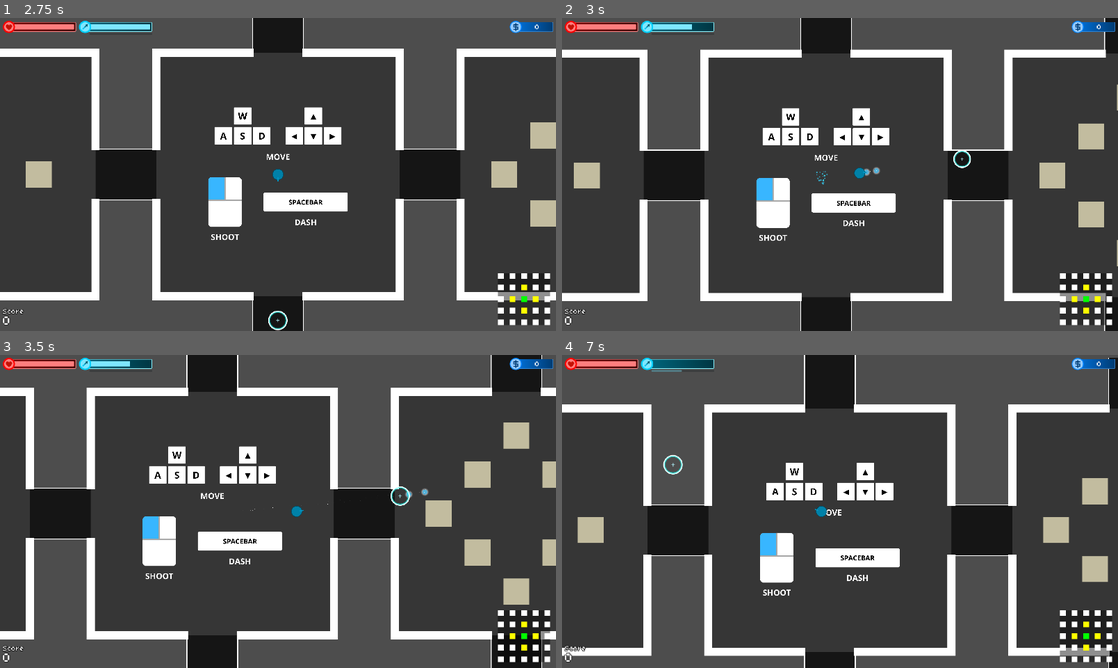
Above: before the commit, frames 1-4 (two rows, left to right).
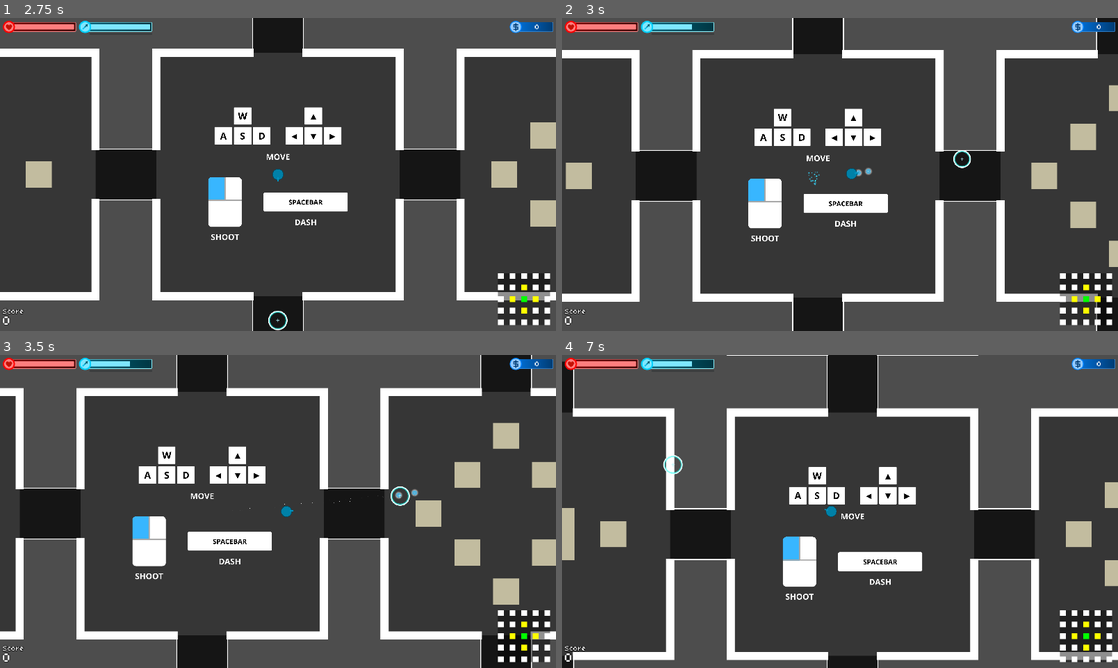
Above: after the commit, the same moments.

Repository: doanryderrhythm/thesis-1-vng-game
Game: Godot game, scene res://scenes/main_scenes/shop_scene.tscn
Two runs of this game, one before a commit and one after it. Both use one fixed random seed, a clock stepped at 60 frames per second and the inputs below.
Inputs (mouse positions are in pixels of both pictures, inside the frame that each line leads up to):
- Up to frame 1 (2.75 s): click "Unlock - 0" at 0.5 s; click "Equip" at 1.25 s; click "START" at 2 s
- Up to frame 2 (3 s): tap Enter at 2.75 s; move the mouse to (962, 158) at 2.77 s; hold Right (right) from 2.78 s (still down); tap Space (dash) at 2.85 s; click (962, 158) at 2.92 s
- Up to frame 3 (3.5 s): keep holding Right (right)
- Up to frame 4 (7 s): move the mouse to (728, 527) at 3.52 s; release Right (right) at 3.53 s; hold Down (down) 3.53-4.28 s; tap Space (dash) every 0.75 s from 3.6 to 6.6 s; move the mouse to (895, 442) at 4.27 s; hold Right (right) 4.28-5.03 s; move the mouse to (812, 574) at 5.02 s; hold Up (up) 5.03-5.78 s; click (812, 574) at 5.17 s; move the mouse to (1006, 558) at 5.77 s; hold Left (left) from 5.78 s (still down); move the mouse to (673, 464) at 6.52 s

Frame 1 is identical in both runs. In frame 2, 14% of the frame differs, in the area x 0-100%, y 0-100%; in frame 3, 15%; in frame 4, 25%.
Error in both runs: Stack overflow. Check for infinite recursion in your script. (res://scripts/ui/skin_ui_item.gd:52)

Commit message:
Rebalanced difficulties, added a new locked surroundings rule

Diff:
--- a/untitled-thesis-1-game/resources/stages/stage_stats_10.tres
+++ b/untitled-thesis-1-game/resources/stages/stage_stats_10.tres
@@ -4,18 +4,16 @@
 
 [resource]
 script = ExtResource("1_wp5e7")
-time_to_pass = 420
-phase_count = 2
+phase_count = 1
 min_enemy = 5
 max_enemy = 7
-lazer_spawn_rate = 2.0
+is_lazer = true
+lazer_spawn_rate = 1.5
 lazer_warn_time = 2.0
-lazer_stay_time = 2.0
-is_spike = true
+lazer_stay_time = 1.0
 spike_spawn_rate = 1.25
 spike_warn_time = 1.25
 spike_stay_time = 1.5
-is_bomb = true
 bomb_spawn_rate = 1.5
 bomb_warn_time = 1.5
 bomb_stay_time = 1.5
--- a/untitled-thesis-1-game/resources/stages/stage_stats_11.tres
+++ b/untitled-thesis-1-game/resources/stages/stage_stats_11.tres
@@ -4,21 +4,20 @@
 
 [resource]
 script = ExtResource("1_ou527")
-time_to_pass = 480
-phase_count = 2
+phase_count = 1
 min_enemy = 5
 max_enemy = 7
-lazer_spawn_rate = 2.5
-lazer_warn_time = 2.5
-lazer_stay_time = 2.5
+is_lazer = true
+lazer_spawn_rate = 1.5
+lazer_warn_time = 2.0
+lazer_stay_time = 1.0
+is_spike = true
 spike_spawn_rate = 1.5
 spike_warn_time = 1.5
-spike_stay_time = 1.5
-is_bomb = true
+spike_stay_time = 1.25
 bomb_spawn_rate = 1.25
 bomb_warn_time = 1.5
 bomb_stay_time = 1.75
-is_bomb_four = true
 bomb_four_spawn_rate = 1.25
 bomb_four_warn_time = 1.5
 bomb_four_stay_time = 1.5
--- a/untitled-thesis-1-game/resources/stages/stage_stats_12.tres
+++ b/untitled-thesis-1-game/resources/stages/stage_stats_12.tres
@@ -4,14 +4,13 @@
 
 [resource]
 script = ExtResource("1_x0y3p")
-time_to_pass = 540
-phase_count = 2
+phase_count = 1
 min_enemy = 6
 max_enemy = 8
+is_lazer = true
 lazer_spawn_rate = 1.5
-lazer_warn_time = 1.5
-lazer_stay_time = 1.5
-is_spike = true
+lazer_warn_time = 2.0
+lazer_stay_time = 1.0
 spike_spawn_rate = 1.25
 spike_warn_time = 1.0
 spike_stay_time = 1.5
@@ -19,7 +18,6 @@
 bomb_spawn_rate = 1.5
 bomb_warn_time = 1.5
 bomb_stay_time = 1.5
-is_bomb_four = true
 bomb_four_spawn_rate = 1.25
 bomb_four_warn_time = 1.25
 bomb_four_stay_time = 2.0
--- a/untitled-thesis-1-game/resources/stages/stage_stats_13.tres
+++ b/untitled-thesis-1-game/resources/stages/stage_stats_13.tres
@@ -4,8 +4,7 @@
 
 [resource]
 script = ExtResource("1_dvr0s")
-time_to_pass = 600
-phase_count = 3
+phase_count = 1
 min_enemy = 7
 max_enemy = 10
 is_lazer = true
@@ -15,3 +14,7 @@
 spike_spawn_rate = 1.0
 spike_warn_time = 1.0
 spike_stay_time = 1.0
+is_bomb_four = true
+bomb_four_spawn_rate = 1.25
+bomb_four_warn_time = 1.5
+bomb_four_stay_time = 1.5
--- a/untitled-thesis-1-game/resources/stages/stage_stats_14.tres
+++ b/untitled-thesis-1-game/resources/stages/stage_stats_14.tres
@@ -4,18 +4,20 @@
 
 [resource]
 script = ExtResource("1_soedp")
-time_to_pass = 670
-phase_count = 3
+phase_count = 2
 min_enemy = 7
 max_enemy = 10
-is_lazer = true
 lazer_spawn_rate = 1.5
 lazer_warn_time = 1.5
 lazer_stay_time = 1.25
-spike_spawn_rate = 1.0
+is_spike = true
+spike_spawn_rate = 1.25
 spike_warn_time = 1.0
-spike_stay_time = 1.0
-is_bomb = true
+spike_stay_time = 1.5
 bomb_spawn_rate = 1.25
 bomb_warn_time = 1.25
 bomb_stay_time = 1.75
+is_bomb_four = true
+bomb_four_spawn_rate = 1.25
+bomb_four_warn_time = 1.25
+bomb_four_stay_time = 2.0
--- a/untitled-thesis-1-game/resources/stages/stage_stats_15.tres
+++ b/untitled-thesis-1-game/resources/stages/stage_stats_15.tres
@@ -4,18 +4,20 @@
 
 [resource]
 script = ExtResource("1_nrm48")
-time_to_pass = 740
-phase_count = 3
+phase_count = 2
 min_enemy = 7
 max_enemy = 10
 is_lazer = true
 lazer_spawn_rate = 1.5
 lazer_warn_time = 1.5
-lazer_stay_time = 1.5
+lazer_stay_time = 1.25
 spike_spawn_rate = 1.0
 spike_warn_time = 1.0
 spike_stay_time = 1.0
-is_bomb_four = true
+is_bomb = true
+bomb_spawn_rate = 1.25
+bomb_warn_time = 1.25
+bomb_stay_time = 1.75
 bomb_four_spawn_rate = 1.25
 bomb_four_warn_time = 1.5
 bomb_four_stay_time = 2.0
--- a/untitled-thesis-1-game/resources/stages/stage_stats_16.tres
+++ b/untitled-thesis-1-game/resources/stages/stage_stats_16.tres
@@ -4,22 +4,20 @@
 
 [resource]
 script = ExtResource("1_nctxh")
-time_to_pass = 820
-phase_count = 3
+phase_count = 2
 min_enemy = 9
 max_enemy = 12
 is_lazer = true
-lazer_spawn_rate = 1.25
+lazer_spawn_rate = 1.5
 lazer_warn_time = 1.5
-lazer_stay_time = 1.75
+lazer_stay_time = 1.5
 spike_spawn_rate = 1.0
 spike_warn_time = 1.0
 spike_stay_time = 1.0
-is_bomb = true
 bomb_spawn_rate = 1.25
 bomb_warn_time = 1.0
 bomb_stay_time = 1.75
 is_bomb_four = true
 bomb_four_spawn_rate = 1.25
-bomb_four_warn_time = 1.25
+bomb_four_warn_time = 1.5
 bomb_four_stay_time = 2.0
--- a/untitled-thesis-1-game/resources/stages/stage_stats_17.tres
+++ b/untitled-thesis-1-game/resources/stages/stage_stats_17.tres
@@ -4,7 +4,6 @@
 
 [resource]
 script = ExtResource("1_7150t")
-time_to_pass = 905
 phase_count = 3
 min_enemy = 9
 max_enemy = 12
@@ -16,3 +15,7 @@
 spike_spawn_rate = 1.25
 spike_warn_time = 1.0
 spike_stay_time = 1.75
+is_bomb = true
+bomb_spawn_rate = 1.25
+bomb_warn_time = 1.0
+bomb_stay_time = 1.75
--- a/untitled-thesis-1-game/resources/stages/stage_stats_18.tres
+++ b/untitled-thesis-1-game/resources/stages/stage_stats_18.tres
@@ -4,22 +4,21 @@
 
 [resource]
 script = ExtResource("1_2qa06")
-time_to_pass = 995
 phase_count = 3
 min_enemy = 10
 max_enemy = 13
-lazer_spawn_rate = 1.5
+is_lazer = true
+lazer_spawn_rate = 1.25
 lazer_warn_time = 1.5
-lazer_stay_time = 1.5
+lazer_stay_time = 1.75
 is_spike = true
-spike_spawn_rate = 1.0
+spike_spawn_rate = 1.25
 spike_warn_time = 1.0
 spike_stay_time = 1.75
-is_bomb = true
 bomb_spawn_rate = 1.0
 bomb_warn_time = 1.0
 bomb_stay_time = 2.0
 is_bomb_four = true
 bomb_four_spawn_rate = 1.0
-bomb_four_warn_time = 1.25
+bomb_four_warn_time = 1.5
 bomb_four_stay_time = 2.0
--- a/untitled-thesis-1-game/resources/stages/stage_stats_19.tres
+++ b/untitled-thesis-1-game/resources/stages/stage_stats_19.tres
@@ -4,13 +4,18 @@
 
 [resource]
 script = ExtResource("1_a84xf")
-time_to_pass = 1090
 phase_count = 2
 min_enemy = 10
 max_enemy = 13
-lazer_spawn_rate = 1.5
-lazer_warn_time = 1.5
-lazer_stay_time = 1.5
-spike_spawn_rate = 1.0
+is_lazer = true
+lazer_spawn_rate = 1.25
+lazer_warn_time = 1.25
+lazer_stay_time = 1.75
+is_spike = true
+spike_spawn_rate = 1.25
 spike_warn_time = 1.0
-spike_stay_time = 1.0
+spike_stay_time = 1.75
+is_bomb = true
+bomb_spawn_rate = 1.25
+bomb_warn_time = 1.0
+bomb_stay_time = 1.75
--- a/untitled-thesis-1-game/resources/stages/stage_stats_20.tres
+++ b/untitled-thesis-1-game/resources/stages/stage_stats_20.tres
@@ -4,23 +4,21 @@
 
 [resource]
 script = ExtResource("1_y8cl8")
-time_to_pass = 1200
 phase_count = 3
 min_enemy = 12
 max_enemy = 14
 is_lazer = true
-lazer_spawn_rate = 1.0
+lazer_spawn_rate = 1.25
 lazer_warn_time = 1.25
-lazer_stay_time = 2.0
-is_spike = true
+lazer_stay_time = 1.75
 spike_spawn_rate = 1.0
 spike_warn_time = 1.0
 spike_stay_time = 2.0
 is_bomb = true
-bomb_spawn_rate = 0.75
+bomb_spawn_rate = 1.25
 bomb_warn_time = 1.0
 bomb_stay_time = 2.0
 is_bomb_four = true
-bomb_four_spawn_rate = 0.75
-bomb_four_warn_time = 1.0
+bomb_four_spawn_rate = 1.0
+bomb_four_warn_time = 1.5
 bomb_four_stay_time = 2.0
--- /dev/null
+++ b/untitled-thesis-1-game/resources/stages/stage_stats_21.tres
@@ -0,0 +1,25 @@
+[gd_resource type="Resource" script_class="StageStats" format=3 uid="uid://dhkkg2gdjetvn"]
+
+[ext_resource type="Script" uid="uid://ckywq5677c365" path="res://scripts/resources/resource_stage.gd" id="1_3mvl5"]
+
+[resource]
+script = ExtResource("1_3mvl5")
+phase_count = 3
+min_enemy = 12
+max_enemy = 14
+is_lazer = true
+lazer_spawn_rate = 1.0
+lazer_warn_time = 1.25
+lazer_stay_time = 2.0
+is_spike = true
+spike_spawn_rate = 1.0
+spike_warn_time = 1.0
+spike_stay_time = 1.75
+is_bomb = true
+bomb_spawn_rate = 1.0
+bomb_warn_time = 1.0
+bomb_stay_time = 2.0
+is_bomb_four = true
+bomb_four_spawn_rate = 1.0
+bomb_four_warn_time = 1.25
+bomb_four_stay_time = 2.0
--- /dev/null
+++ b/untitled-thesis-1-game/resources/stages/stage_stats_22.tres
@@ -0,0 +1,21 @@
+[gd_resource type="Resource" script_class="StageStats" format=3 uid="uid://dgannbsv88s2k"]
+
+[ext_resource type="Script" uid="uid://ckywq5677c365" path="res://scripts/resources/resource_stage.gd" id="1_ppp7n"]
+
+[resource]
+script = ExtResource("1_ppp7n")
+phase_count = 3
+min_enemy = 12
+max_enemy = 14
+lazer_spawn_rate = 1.0
+lazer_warn_time = 1.25
+lazer_stay_time = 2.0
+spike_spawn_rate = 1.0
+spike_warn_time = 1.0
+spike_stay_time = 1.75
+bomb_spawn_rate = 0.75
+bomb_warn_time = 1.0
+bomb_stay_time = 2.0
+bomb_four_spawn_rate = 0.75
+bomb_four_warn_time = 1.0
+bomb_four_stay_time = 2.0
--- /dev/null
+++ b/untitled-thesis-1-game/resources/stages/stage_stats_23.tres
@@ -0,0 +1,25 @@
+[gd_resource type="Resource" script_class="StageStats" format=3 uid="uid://cyd5jfpgu06p8"]
+
+[ext_resource type="Script" uid="uid://ckywq5677c365" path="res://scripts/resources/resource_stage.gd" id="1_6dc0c"]
+
+[resource]
+script = ExtResource("1_6dc0c")
+phase_count = 3
+min_enemy = 12
+max_enemy = 14
+is_lazer = true
+lazer_spawn_rate = 1.0
+lazer_warn_time = 1.25
+lazer_stay_time = 2.0
+is_spike = true
+spike_spawn_rate = 1.0
+spike_warn_time = 1.0
+spike_stay_time = 2.0
+is_bomb = true
+bomb_spawn_rate = 0.75
+bomb_warn_time = 1.0
+bomb_stay_time = 2.0
+is_bomb_four = true
+bomb_four_spawn_rate = 0.75
+bomb_four_warn_time = 1.0
+bomb_four_stay_time = 2.0
--- a/untitled-thesis-1-game/resources/stages/stage_stats_8.tres
+++ b/untitled-thesis-1-game/resources/stages/stage_stats_8.tres
@@ -4,17 +4,16 @@
 
 [resource]
 script = ExtResource("1_71wew")
-time_to_pass = 300
 phase_count = 2
 min_enemy = 4
 max_enemy = 6
 lazer_spawn_rate = 1.5
 lazer_warn_time = 1.5
 lazer_stay_time = 1.5
+is_spike = true
 spike_spawn_rate = 1.5
-spike_warn_time = 1.5
+spike_warn_time = 1.75
 spike_stay_time = 1.25
-is_bomb = true
 bomb_spawn_rate = 1.5
 bomb_warn_time = 1.5
 bomb_stay_time = 1.25
--- a/untitled-thesis-1-game/resources/stages/stage_stats_9.tres
+++ b/untitled-thesis-1-game/resources/stages/stage_stats_9.tres
@@ -4,11 +4,17 @@
 
 [resource]
 script = ExtResource("1_hq4sg")
-time_to_pass = 360
 phase_count = 2
 min_enemy = 5
 max_enemy = 7
-is_spike = true
 spike_spawn_rate = 1.5
 spike_warn_time = 1.5
 spike_stay_time = 1.25
+is_bomb = true
+bomb_spawn_rate = 1.5
+bomb_warn_time = 1.5
+bomb_stay_time = 1.25
+is_bomb_four = true
+bomb_four_spawn_rate = 1.5
+bomb_four_warn_time = 1.75
+bomb_four_stay_time = 1.25
--- a/untitled-thesis-1-game/resources/stages/stage_stats_listener.tres
+++ b/untitled-thesis-1-game/resources/stages/stage_stats_listener.tres
@@ -23,7 +23,10 @@
 [ext_resource type="Resource" uid="uid://egub58fwrk0g" path="res://resources/stages/stage_stats_18.tres" id="21_algsn"]
 [ext_resource type="Resource" uid="uid://blx5r53q4bfb7" path="res://resources/stages/stage_stats_19.tres" id="22_lutob"]
 [ext_resource type="Resource" uid="uid://dmq3n3v8m2blg" path="res://resources/stages/stage_stats_20.tres" id="23_g8q0d"]
+[ext_resource type="Resource" uid="uid://dhkkg2gdjetvn" path="res://resources/stages/stage_stats_21.tres" id="24_57667"]
+[ext_resource type="Resource" uid="uid://dgannbsv88s2k" path="res://resources/stages/stage_stats_22.tres" id="25_582vm"]
+[ext_resource type="Resource" uid="uid://cyd5jfpgu06p8" path="res://resources/stages/stage_stats_23.tres" id="26_algsn"]
 
 [resource]
 script = ExtResource("1_rdugh")
-stages = Array[ExtResource("2_5a2ie")]([ExtResource("3_ri1mq …(456 unchanged characters)… rce("22_lutob"), ExtResource("23_g8q0d")])
+stages = Array[ExtResource("2_5a2ie")]([ExtResource("3_ri1mq …(456 unchanged characters)… rce("22_lutob"), ExtResource("23_g8q0d"), ExtResource("24_57667"), ExtResource("25_582vm"), ExtResource("26_algsn")])
--- a/untitled-thesis-1-game/scenes/main_scenes/play_scene.tscn
+++ b/untitled-thesis-1-game/scenes/main_scenes/play_scene.tscn
@@ -120,6 +120,7 @@
 offset = Vector2(75, -75)
 zoom = Vector2(0.35, 0.35)
 position_smoothing_enabled = true
+position_smoothing_speed = 10.0
 
 [node name="CanvasLayer" type="CanvasLayer" parent="." unique_id=728963286]
 process_mode = 3
--- a/untitled-thesis-1-game/scripts/autoload/game_manager.gd
+++ b/untitled-thesis-1-game/scripts/autoload/game_manager.gd
@@ -246,6 +246,11 @@
 		current_actual_level += 1
 		phase_change.emit(false)
 		delete_bullets.emit()
+		if is_all_surroundings_locked(current_id_x, current_id_y):
+			if is_instance_valid(GameManager.player):
+				GameManager.player.call_deferred("set_process_mode", Node.PROCESS_MODE_DISABLED)
+				GameManager.player.call_deferred("set_physics_process", false)
+				state_lose_change.emit()
 		create_available_rooms(current_id_x, current_id_y)
 
 func confirm_stage(room: Room) -> void:
@@ -266,6 +271,14 @@
 		room.bomb_four_warn_time = stage_stats[current_level].bomb_four_warn_time
 		room.bomb_four_harm_time = stage_stats[current_level].bomb_four_stay_time
 
+func is_all_surroundings_locked(_id_x: int, _id_y: int) -> bool:
+	if find_used_room(_id_x - 1, _id_y) and \
+		find_used_room(_id_x + 1, _id_y) and \
+		find_used_room(_id_x, _id_y - 1) and \
+		find_used_room(_id_x, _id_y + 1):
+		return true
+	return false
+
 func find_room(_id_x: int, _id_y: int) -> Room:
 	rooms = rooms.filter(func(room):
 		return is_instance_valid(room)
--- a/untitled-thesis-1-game/scripts/autoload/value_storer.gd
+++ b/untitled-thesis-1-game/scripts/autoload/value_storer.gd
@@ -29,7 +29,7 @@
 var bomb_radius: float = 63.0
 var player_bullet_speed_mult: float = 6.0
 var max_dash_count: int = 3
-var dash_wait_time: float = 5.0
+var dash_wait_time: float = 2.0
 var reward_random_extra: int = 10
 var reward_enable_time: float = 0.5
 #endregion
